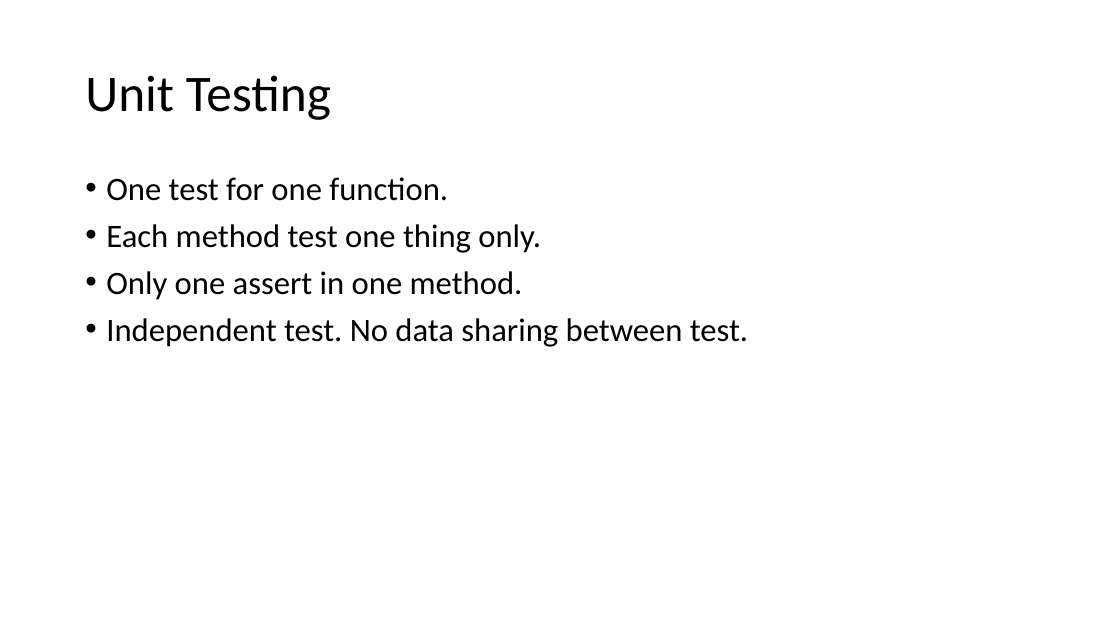
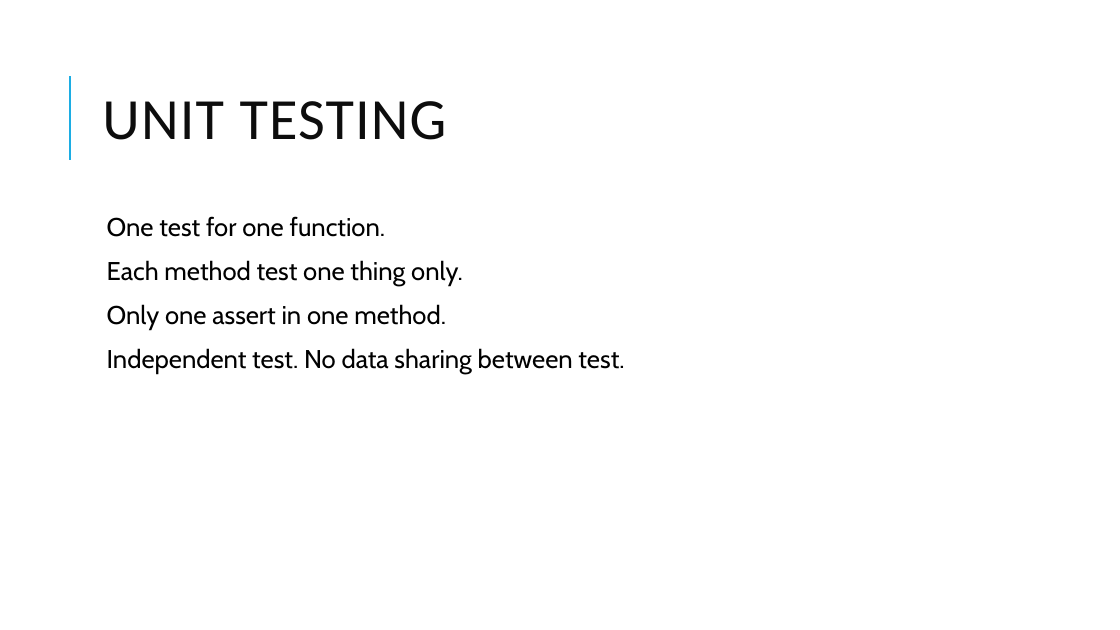
Before and after one commit to admondtamang/e-commerce-cp, a slide deck: slide 6 of E-commerce site.pptx. Drawn at 1120x630 pixels with LibreOffice and Linux fonts; fonts in the diff are those of the drawing. Boxes give left, top, right and bottom in pixels: in the first picture for what was removed or moved away, otherwise in the second. Text is boxed around its words. In the diff, an @@ line names an element or a change of style, - is before the commit and + after.

```diff
--- a/E-commerce site.pptx
+++ b/E-commerce site.pptx
@@ line added from (70, 160) to (70, 76), #1CADE4 1.5 pt @@
@@ title at [102,101,447,140]: text changed; size 44 to 50 pt; text colour #000000 to #0D0D0D @@
-Unit Testing
+UNIT TESTING
@@ text "One test for one function.": place and size @@
-text "One test for one function." at [106,177,748,347]
+text "One test for one function." at [107,216,624,374]
@@ text "One test for one function." at [107,216,624,374]: size 28 to 22 pt, font Calibri to Cabin; bullet • to  ; more space between paragraphs @@
```
Also in this commit, not shown: 6 other slides changed, 8 slides added, 43 other files.
